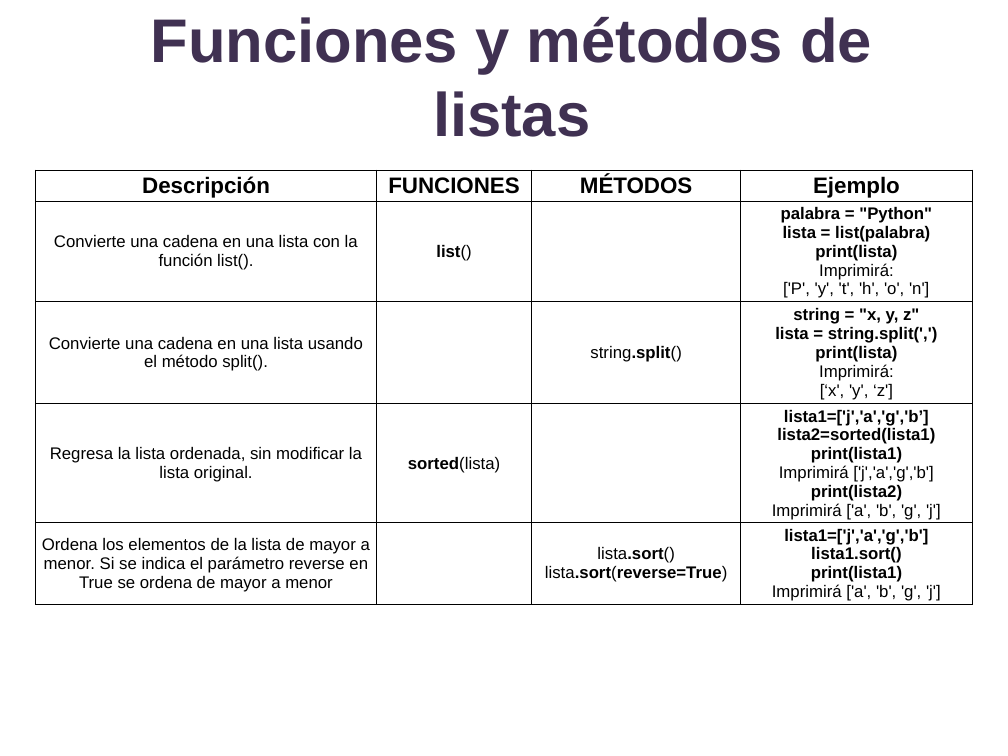
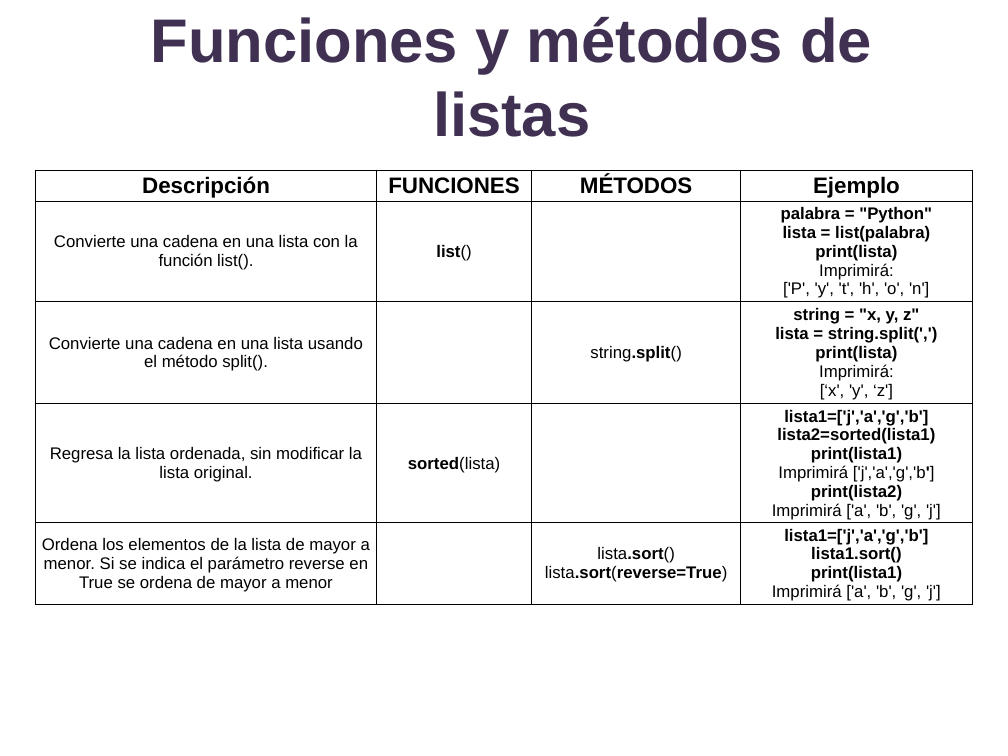
Before and after one commit to lizetheP/PensamientoC, a slide deck: slide 38 of CalendarioAgo21/presentaciones/9_ListasArreglos.pptx (slide 40 before the commit). Drawn at 1008x756 pixels with LibreOffice and Linux fonts; fonts in the diff are those of the drawing. Boxes give left, top, right and bottom in pixels: in the first picture for what was removed or moved away, otherwise in the second. Text is boxed around its words. In the diff, an @@ line names an element or a change of style, - is before the commit and + after.

```diff
--- a/CalendarioAgo21/presentaciones/9_ListasArreglos.pptx
+++ b/CalendarioAgo21/presentaciones/9_ListasArreglos.pptx
@@ table at bbox=[35, 169, 973, 630] @@
-row 4, column 4: lista1=['j','a','g','b’] / lista2=sorted(lista1) / print(lista1) / Imprimirá ['j','a','g','b'] / print(lista2) / Imprimirá ['a', 'b', 'g', 'j']
+row 4, column 4: lista1=['j','a','g','b'] / lista2=sorted(lista1) / print(lista1) / Imprimirá ['j','a','g','b'] / print(lista2) / Imprimirá ['a', 'b', 'g', 'j']
```
Also in this commit, not shown: 1 other slide changed, 2 slides removed.
